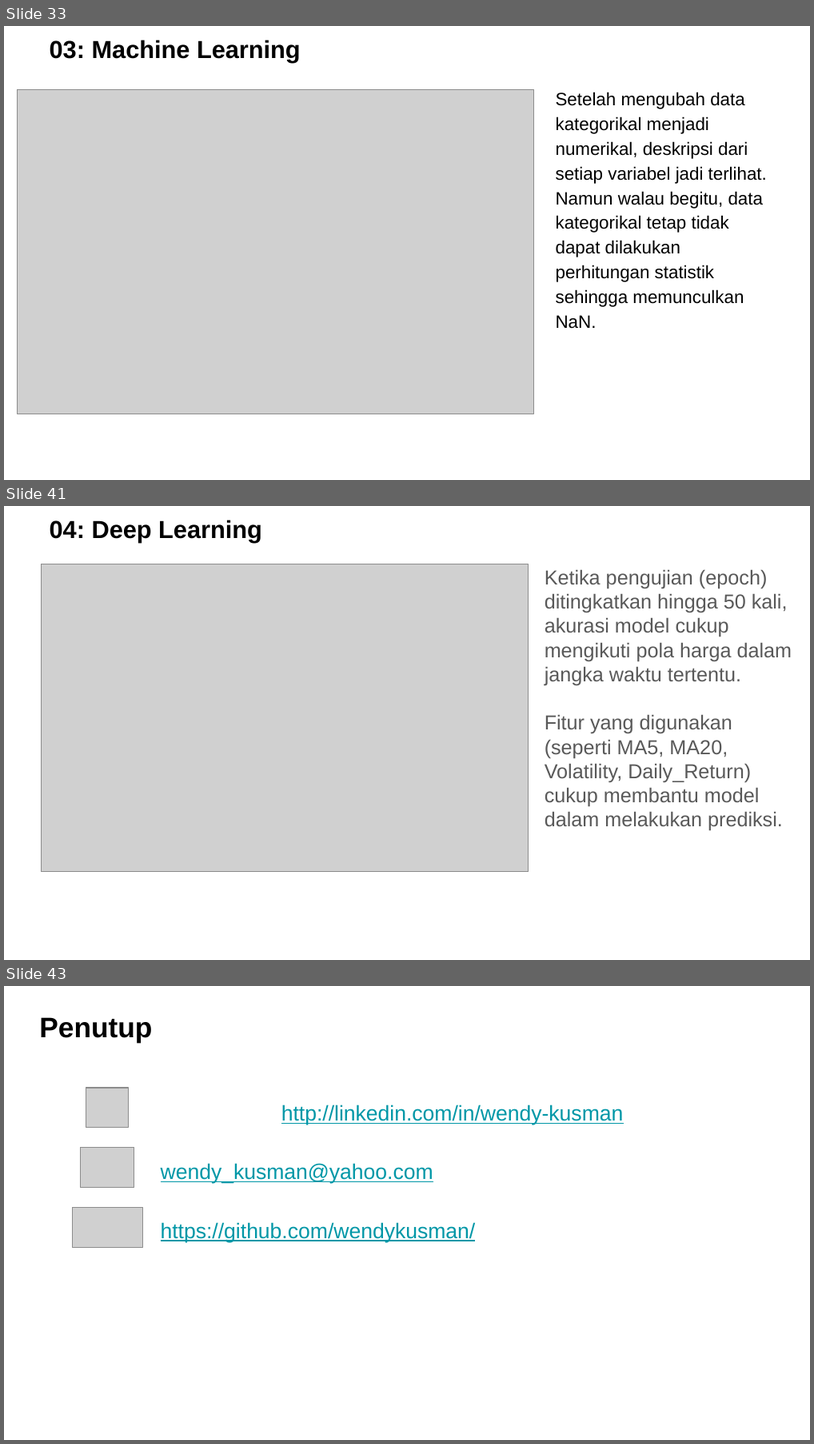
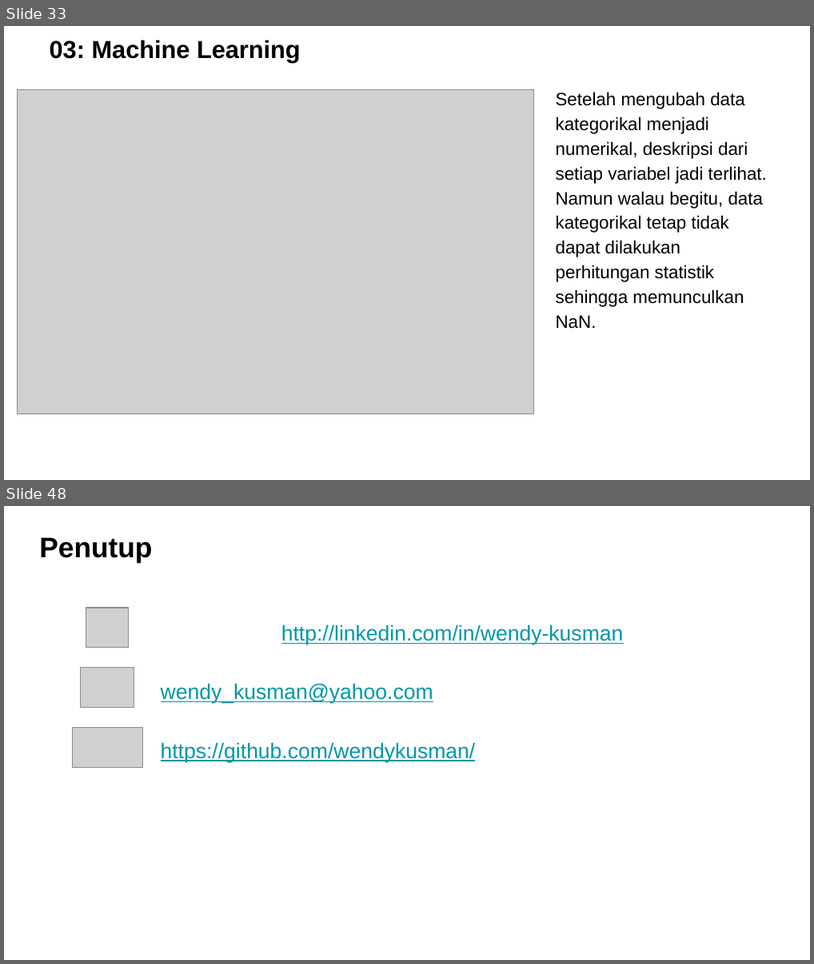
Before and after one commit to wendykusman/ProjectDataScience, a slide deck: DataScienceProject -Wendy Kusman.pptx. Shown one above the other, each under a label of ours: slides 33, 41 and 43 before the commit, slides 33 and 48 after it; the slides between them are not shown. The pictures are 814x1444 and 814x964 pixels, drawn with LibreOffice and Linux fonts; fonts in the diff are those of the drawing; grey boxes stand for pictures; background and template pictures are left out. Boxes give left, top, right and bottom in pixels: in the first picture for what was removed or moved away, otherwise in the second. Text is boxed around its words. In the diff, an @@ line names an element or a change of style, - is before the commit and + after.

```diff
--- a/DataScienceProject -Wendy Kusman.pptx
+++ b/DataScienceProject -Wendy Kusman.pptx
@@ slide 41 removed at [4,506,810,960], background picture (left out) @@
@@ title removed at [50,520,262,543] @@
-04: Deep Learning
@@ picture removed at [41,564,528,872] @@
@@ text removed at [545,569,793,830] @@
-Ketika pengujian (epoch) ditingkatkan hingga 50 kali, akurasi model cukup mengikuti pola harga dalam jangka waktu tertentu.
-Fitur yang digunakan (seperti MA5, MA20, Volatility, Daily_Return) cukup membantu model dalam melakukan prediksi.
@@ what was slide 43 is now slide 48 @@
```
Also in this commit, not shown: 9 slides changed, 7 slides added, 1 other slide removed.
